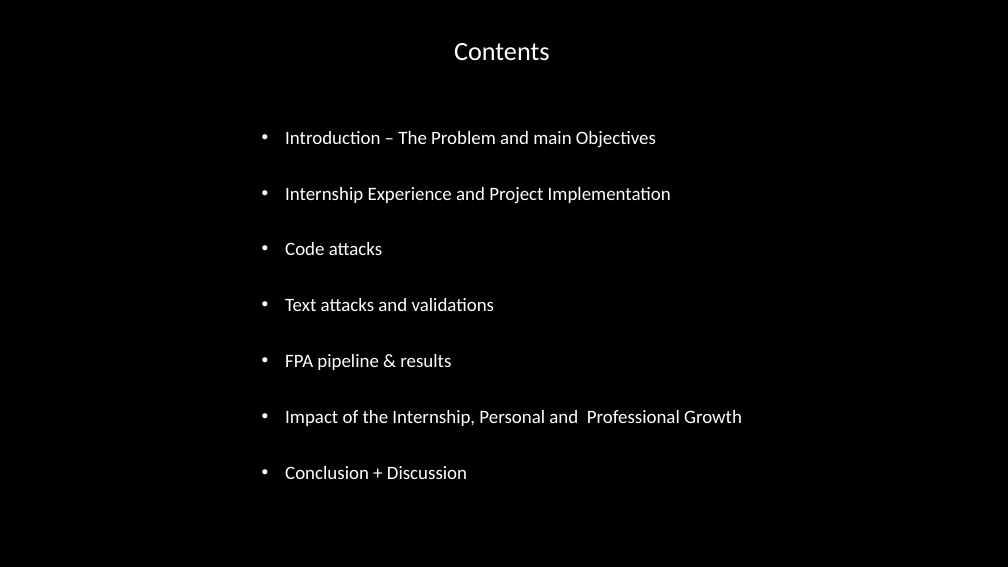
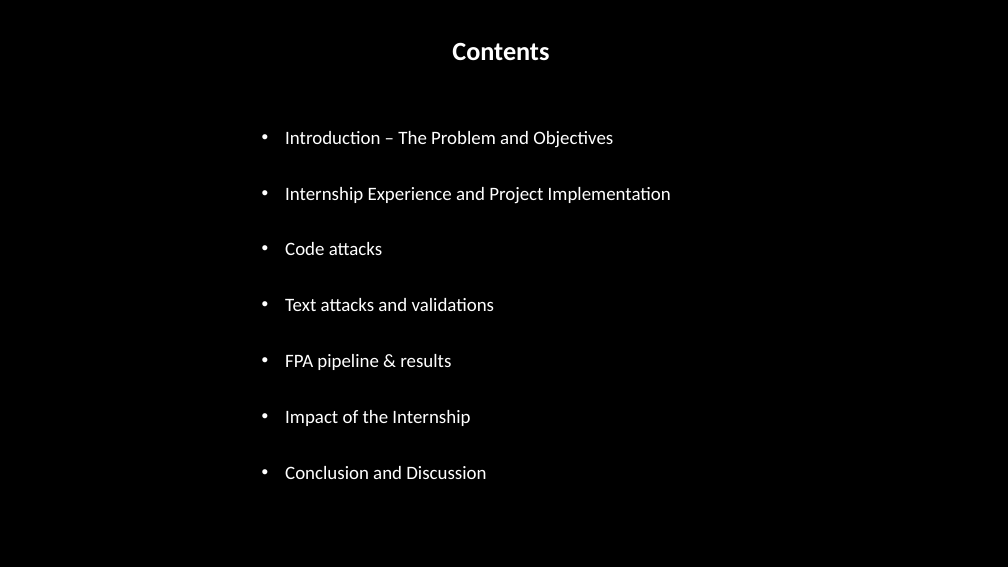
Before and after one commit to Arun-2208/Semester_4_CodeWork_and_CourseWork-, a slide deck: slide 2 of ICT80004-Internship_Project/FINAL PRESENTATION/ICT80004-Final_Project_Presentation_Arun_104837257.pptx. Drawn at 1008x567 pixels with LibreOffice and Linux fonts; fonts in the diff are those of the drawing; background and template pictures are left out. Boxes give left, top, right and bottom in pixels: in the first picture for what was removed or moved away, otherwise in the second. Text is boxed around its words. In the diff, an @@ line names an element or a change of style, - is before the commit and + after.

```diff
--- a/ICT80004-Internship_Project/FINAL PRESENTATION/ICT80004-Final_Project_Presentation_Arun_104837257.pptx
+++ b/ICT80004-Internship_Project/FINAL PRESENTATION/ICT80004-Final_Project_Presentation_Arun_104837257.pptx
@@ text "Contents" at (x1=452, y1=42, x2=549, y2=61): bold on @@
@@ text at (x1=285, y1=131, x2=613, y2=148): text changed @@
-• Introduction – The Problem and main Objectives
+• Introduction – The Problem and Objectives
@@ text at (x1=285, y1=410, x2=486, y2=479): text changed @@
-• Impact of the Internship, Personal and Professional Growth
-• Conclusion + Discussion
+• Impact of the Internship
+• Conclusion and Discussion
```
Also in this commit, not shown: 19 other slides changed, 3 other files.
